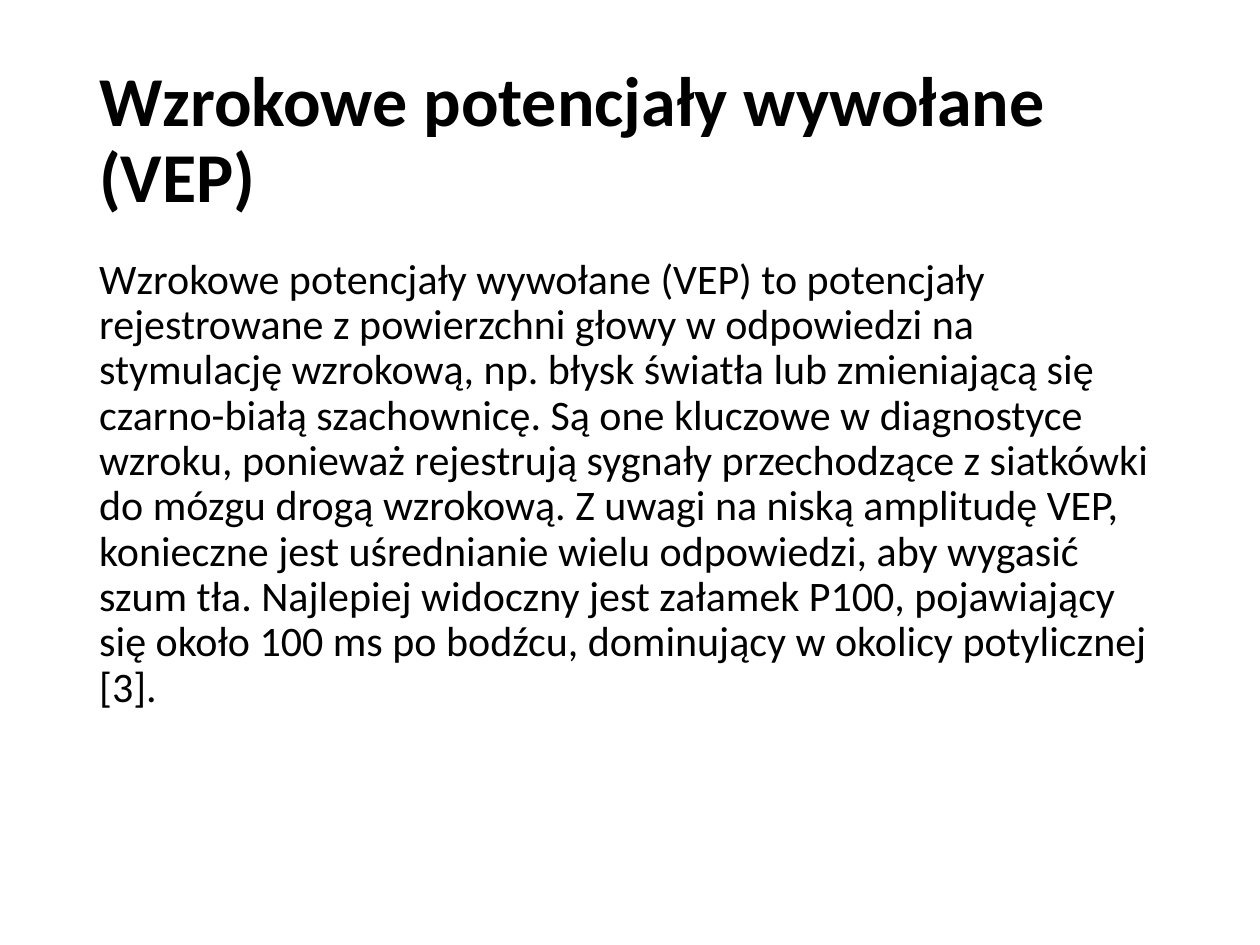
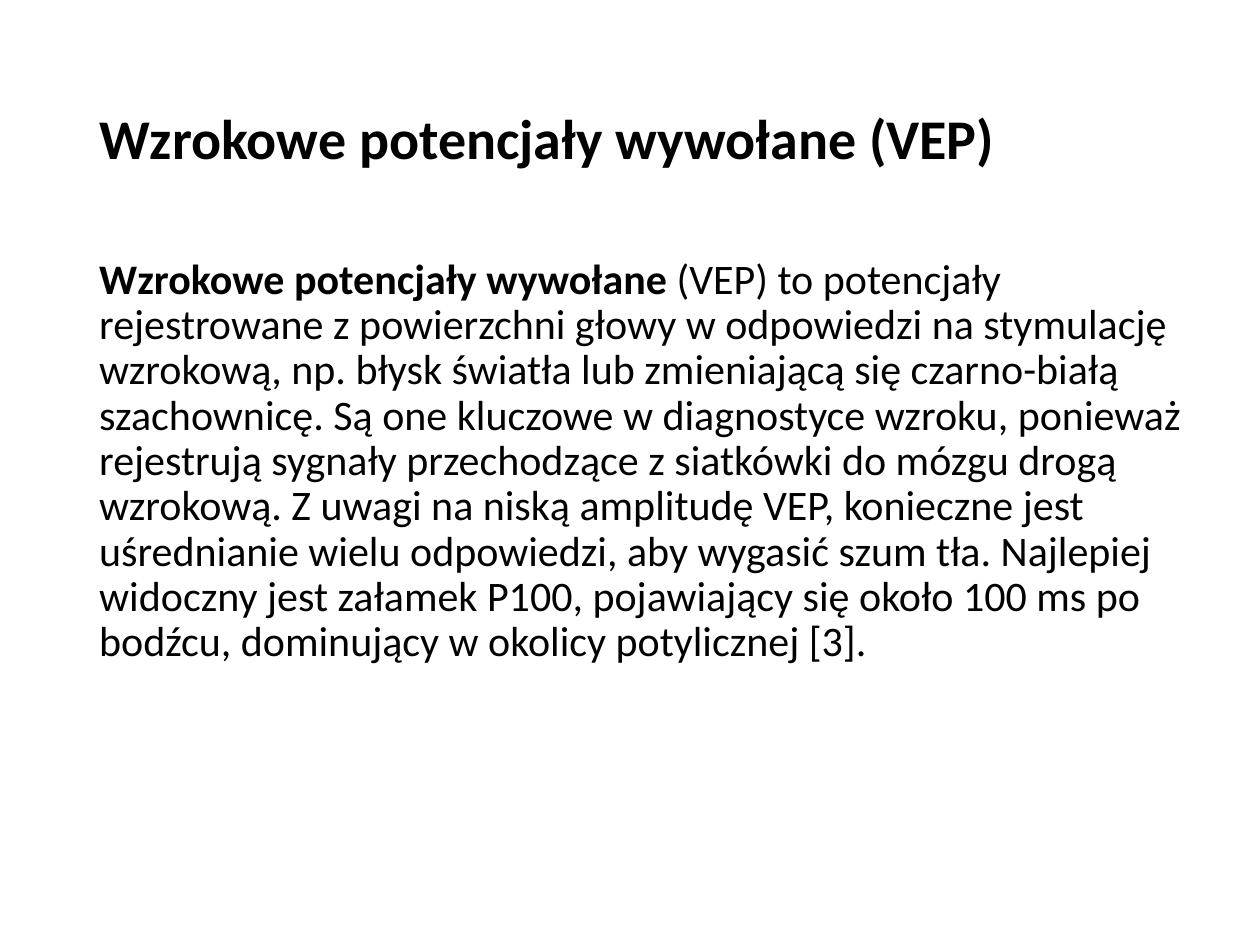
Before and after one commit to MatPomGit/self, a slide deck: slide 7 of files/inne/prezentacje/potencjały_ERP.pptx. Drawn at 1260x945 pixels with LibreOffice and Linux fonts; fonts in the diff are those of the drawing. Boxes give left, top, right and bottom in pixels: in the first picture for what was removed or moved away, otherwise in the second. Text is boxed around its words. In the diff, an @@ line names an element or a change of style, - is before the commit and + after.

```diff
--- a/files/inne/prezentacje/potencjały_ERP.pptx
+++ b/files/inne/prezentacje/potencjały_ERP.pptx
@@ title "Wzrokowe potencjały wywołane (VEP)" at [99,117,994,169]: size 40 to 32 pt @@
@@ text "Wzrokowe potencjały wywołane (VEP) to ..." at [99,263,1181,664]: bold on in "Wzrokowe potencjały wywołane" @@
```
Also in this commit, not shown: 27 other slides changed, 5 other files.
